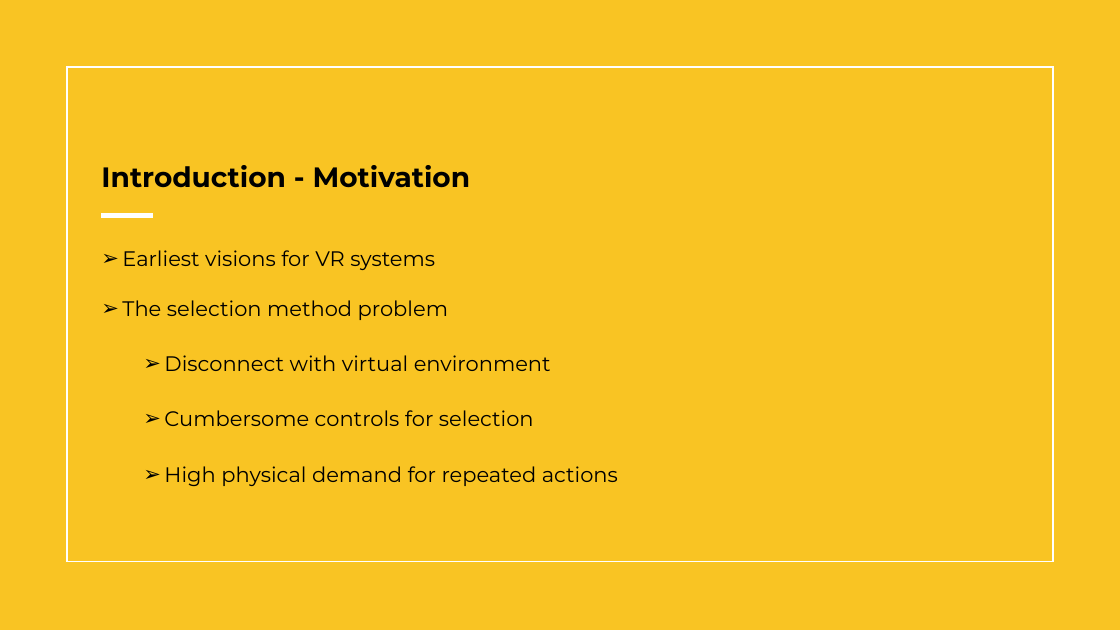
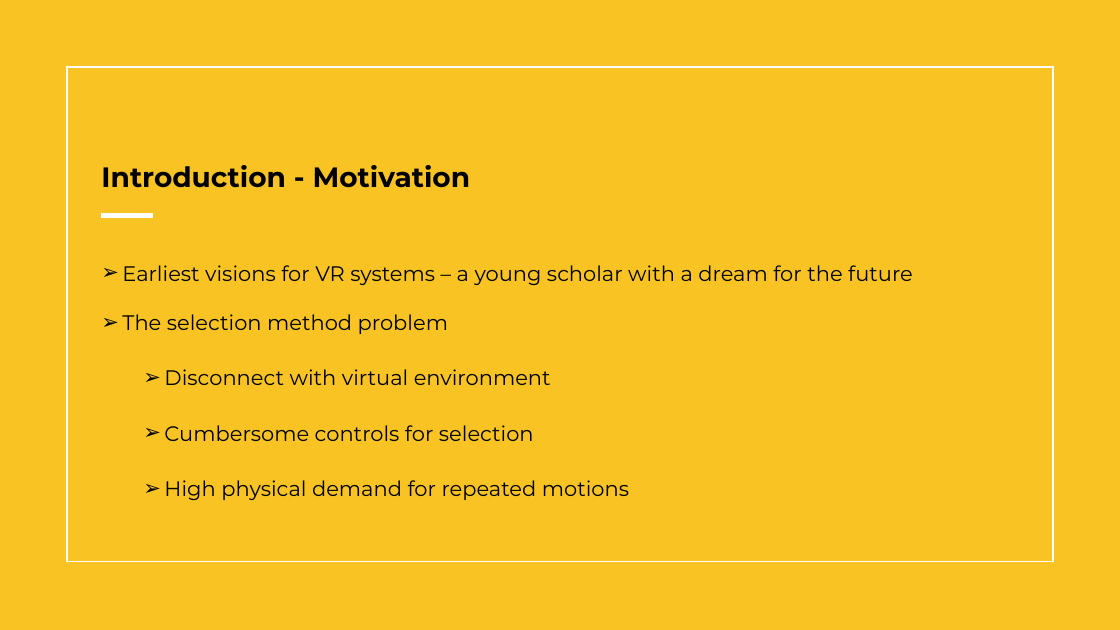
Before and after one commit to Wanyea/NeuroGaze, a slide deck: slide 5 of Research Documents/Thesis/NeuroGazeThesisDefense.pptx. Drawn at 1120x630 pixels with LibreOffice and Linux fonts; fonts in the diff are those of the drawing. Boxes give left, top, right and bottom in pixels: in the first picture for what was removed or moved away, otherwise in the second. Text is boxed around its words. In the diff, an @@ line names an element or a change of style, - is before the commit and + after.

Commit message:
intro for pptx checkin

```diff
--- a/Research Documents/Thesis/NeuroGazeThesisDefense.pptx
+++ b/Research Documents/Thesis/NeuroGazeThesisDefense.pptx
@@ text "Earliest visions for VR systems ...": place and size @@
-text "Earliest visions for VR systems ..." at (122, 250, 618, 486)
+text "Earliest visions for VR systems ..." at (122, 265, 913, 500)
@@ text at (122, 265, 913, 285): text changed @@
-➢ Earliest visions for VR systems
+➢ Earliest visions for VR systems – a young scholar with a dream for the future
@@ text at (164, 480, 629, 500): text changed @@
-  ➢ High physical demand for repeated actions
+  ➢ High physical demand for repeated motions
```
Also in this commit, not shown: 1 other slide changed, 1 slide added, 2 slides removed.
